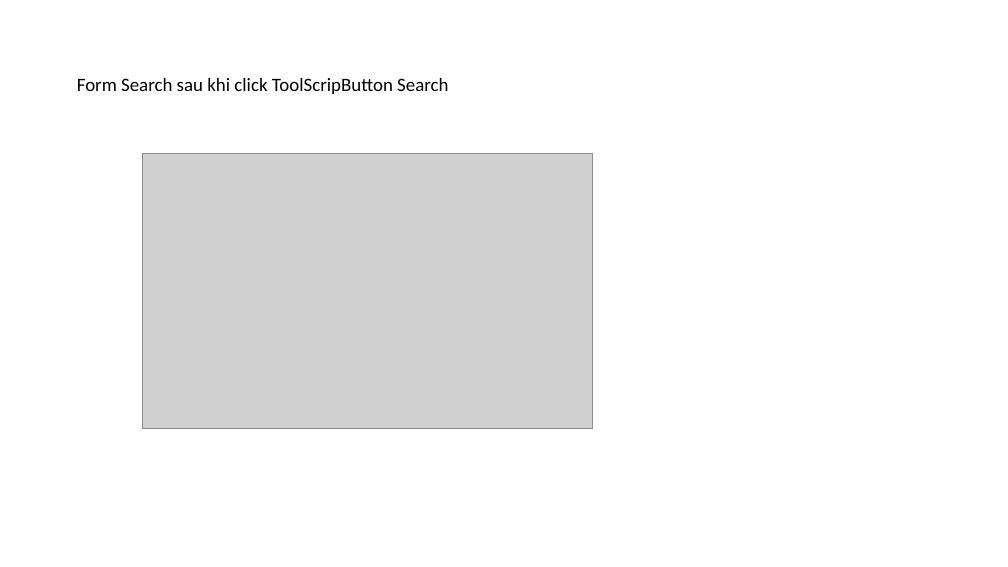
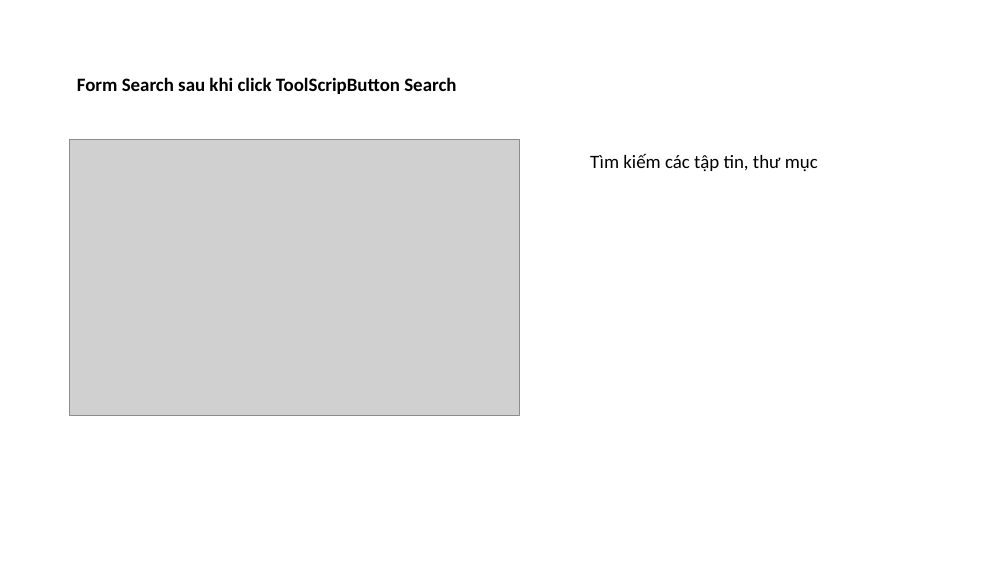
Before and after one commit to Hoaipt1998/Buit-a-file-manager-on-window, a slide deck: slide 7 of PowerPointDoAn1.pptx (slide 12 before the commit). Drawn at 1008x567 pixels with LibreOffice and Linux fonts; fonts in the diff are those of the drawing; grey boxes stand for pictures. Boxes give left, top, right and bottom in pixels: in the first picture for what was removed or moved away, otherwise in the second. Text is boxed around its words. In the diff, an @@ line names an element or a change of style, - is before the commit and + after.

```diff
--- a/PowerPointDoAn1.pptx
+++ b/PowerPointDoAn1.pptx
@@ title "Form Search sau khi click ..." at [77,77,456,94]: bold on @@
@@ picture: place and size @@
-picture at [142,153,593,429]
+picture at [70,140,520,416]
@@ text added at [590,153,818,171], 18 pt, text #000000 @@
+Tìm kiếm các tập tin, thư mục
```
Also in this commit, not shown: 10 other slides changed, 2 slides added, 1 slide removed.
